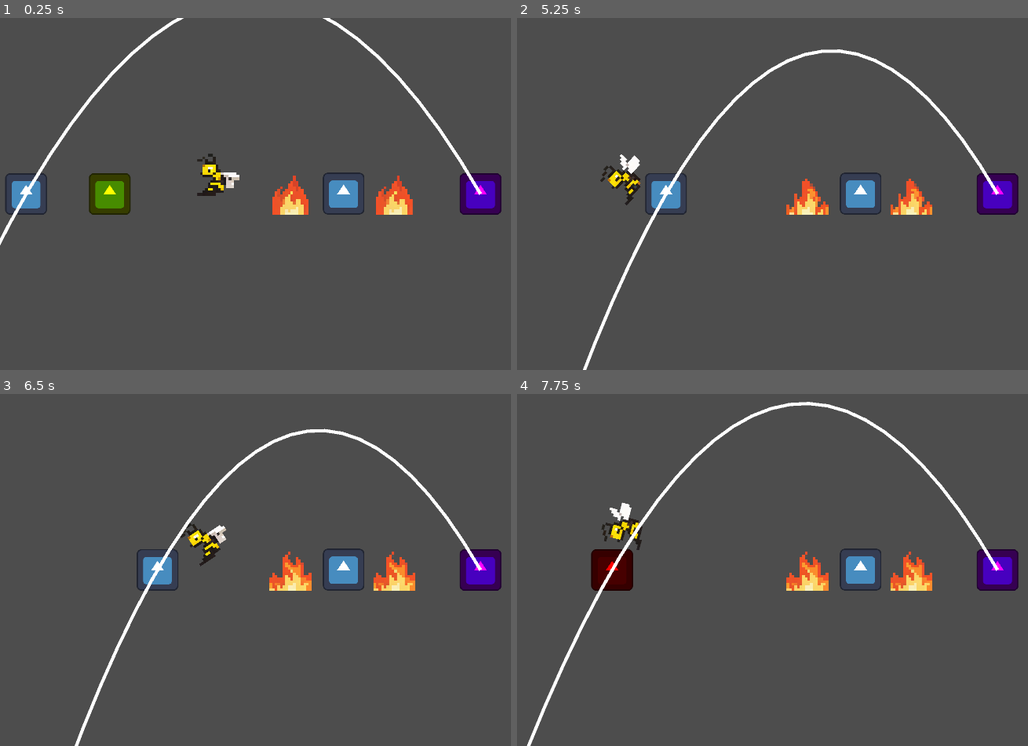
Above: before the commit, frames 1-4 (two rows, left to right).
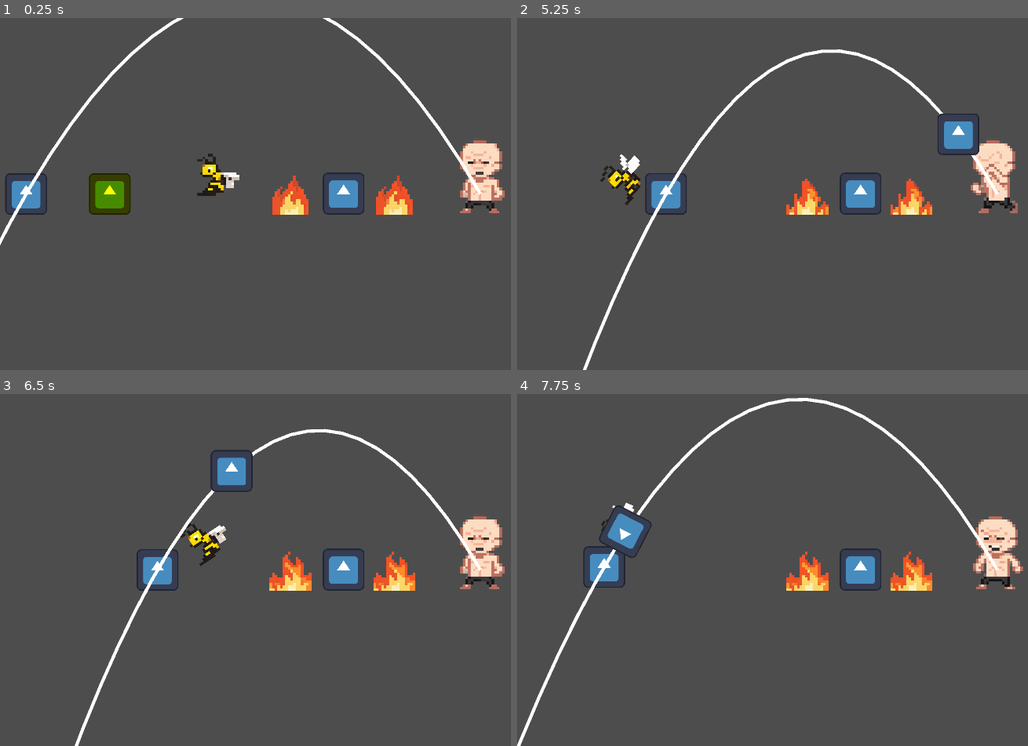
Above: after the commit, the same moments.

Repository: codenergy-dev/maricagamesjam2025_codenergy
Game: Godot game, scene res://scenes/game.tscn
Two runs of this game, one before a commit and one after it. Both use one fixed random seed, a clock stepped at 60 frames per second and the inputs below. The engine's default icon, where the game draws it, is replaced by a stand-in: a white triangle on a blue panel in a dark square.
Inputs:
- Up to frame 1 (0.25 s): no input
- Up to frame 2 (5.25 s): tap Enter (ui_accept) at 0.5, 0.77, 1.52, 3.02, 3.77, 4.52 s; hold Right (ui_right) 0.53-2.03 s; hold Left (ui_left) 2.03-2.78 s; hold Right (ui_right) 2.78-4.28 s; hold Left (ui_left) 4.28-5.03 s; hold Right (ui_right) from 5.03 s (still down)
- Up to frame 3 (6.5 s): release Right (ui_right) at 5.78 s; hold Left (ui_left) from 5.78 s (still down); tap Enter (ui_accept) at 6.02 s
- Up to frame 4 (7.75 s): tap Enter (ui_accept) at 6.77, 7.52 s; release Left (ui_left) at 7.28 s; hold Right (ui_right) from 7.28 s (still down)

The runs differ from the first frame. In frame 1, 1.6% of the frame differs, in the area x 90-99%, y 34-56%; in frame 2, 2.1%; in frame 3, 2.2%; in frame 4, 5.2%, in the area x 0-100%, y 1-100%.

Commit message:
Add enemy animation

Diff:
--- a/godot/scenes/enemy.tscn
+++ b/godot/scenes/enemy.tscn
@@ -1,9 +1,50 @@
-[gd_scene load_steps=6 format=3 uid="uid://bkqqwut40t2b3"]
+[gd_scene load_steps=11 format=3 uid="uid://bkqqwut40t2b3"]
 
 [ext_resource type="Script" uid="uid://bjaqouugol2m" path="res://scripts/enemy.gd" id="1_5uy6h"]
-[ext_resource type="Texture2D" uid="uid://bsaus5f18qvh1" path="res://icon.svg" id="1_7p1mj"]
+[ext_resource type="Texture2D" uid="uid://cm8v3xi7vwn8f" path="res://assets/sprites/bald.png" id="2_5uy6h"]
 [ext_resource type="Script" uid="uid://ctr5wvslt7dxu" path="res://scripts/thrower.gd" id="2_md0e3"]
 [ext_resource type="PackedScene" uid="uid://cop2qhl2u7s1d" path="res://scenes/projectile.tscn" id="3_4ra3w"]
+
+[sub_resource type="AtlasTexture" id="AtlasTexture_c4w8v"]
+atlas = ExtResource("2_5uy6h")
+region = Rect2(408, 0, 204, 256)
+
+[sub_resource type="AtlasTexture" id="AtlasTexture_xwavj"]
+atlas = ExtResource("2_5uy6h")
+region = Rect2(612, 0, 204, 256)
+
+[sub_resource type="AtlasTexture" id="AtlasTexture_nenq2"]
+atlas = ExtResource("2_5uy6h")
+region = Rect2(0, 0, 204, 256)
+
+[sub_resource type="AtlasTexture" id="AtlasTexture_md484"]
+atlas = ExtResource("2_5uy6h")
+region = Rect2(204, 0, 204, 256)
+
+[sub_resource type="SpriteFrames" id="SpriteFrames_ipns3"]
+animations = [{
+"frames": [{
+"duration": 2.0,
+"texture": SubResource("AtlasTexture_c4w8v")
+}, {
+"duration": 2.0,
+"texture": SubResource("AtlasTexture_xwavj")
+}],
+"loop": true,
+"name": &"idle",
+"speed": 5.0
+}, {
+"frames": [{
+"duration": 1.0,
+"texture": SubResource("AtlasTexture_nenq2")
+}, {
+"duration": 1.0,
+"texture": SubResource("AtlasTexture_md484")
+}],
+"loop": false,
+"name": &"throw",
+"speed": 5.0
+}]
 
 [sub_resource type="CircleShape2D" id="CircleShape2D_md0e3"]
 radius = 64.0078
@@ -12,9 +53,11 @@
 collision_layer = 16
 script = ExtResource("1_5uy6h")
 
-[node name="Sprite2D" type="Sprite2D" parent="."]
-modulate = Color(1, 0, 1, 1)
-texture = ExtResource("1_7p1mj")
+[node name="AnimatedSprite2D" type="AnimatedSprite2D" parent="."]
+position = Vector2(0, -60)
+sprite_frames = SubResource("SpriteFrames_ipns3")
+animation = &"idle"
+autoplay = "idle"
 
 [node name="CollisionShape2D" type="CollisionShape2D" parent="."]
 shape = SubResource("CircleShape2D_md0e3")
@@ -22,8 +65,10 @@
 [node name="Thrower" type="Node2D" parent="."]
 script = ExtResource("2_md0e3")
 projectile_scene = ExtResource("3_4ra3w")
-launch_interval = 60.0
+launch_interval = 5.0
 
 [node name="TrajectoryLine" type="Line2D" parent="Thrower"]
 
 [node name="LaunchPoint" type="Node2D" parent="Thrower"]
+
+[connection signal="animation_finished" from="AnimatedSprite2D" to="." method="_on_animated_sprite_2d_animation_finished"]
--- a/godot/scripts/enemy.gd
+++ b/godot/scripts/enemy.gd
@@ -1,5 +1,6 @@
 extends Node2D
 
+@onready var animated_sprite = $AnimatedSprite2D
 # Pega uma referência ao nó filho
 @onready var thrower = $Thrower
 
@@ -14,3 +15,11 @@
 func _ready():
 	# Garante que os valores iniciais sejam aplicados quando a cena carregar
 	thrower.target_node = target_node
+	thrower.throw.connect(_on_throw)
+
+func _on_throw():
+	animated_sprite.play("throw")
+
+func _on_animated_sprite_2d_animation_finished() -> void:
+	if animated_sprite.animation == "throw":
+		animated_sprite.play("idle")
Binary file added: godot/assets/sprites/bald.png
Not shown, added: godot/assets/sprites/bald.png.import
